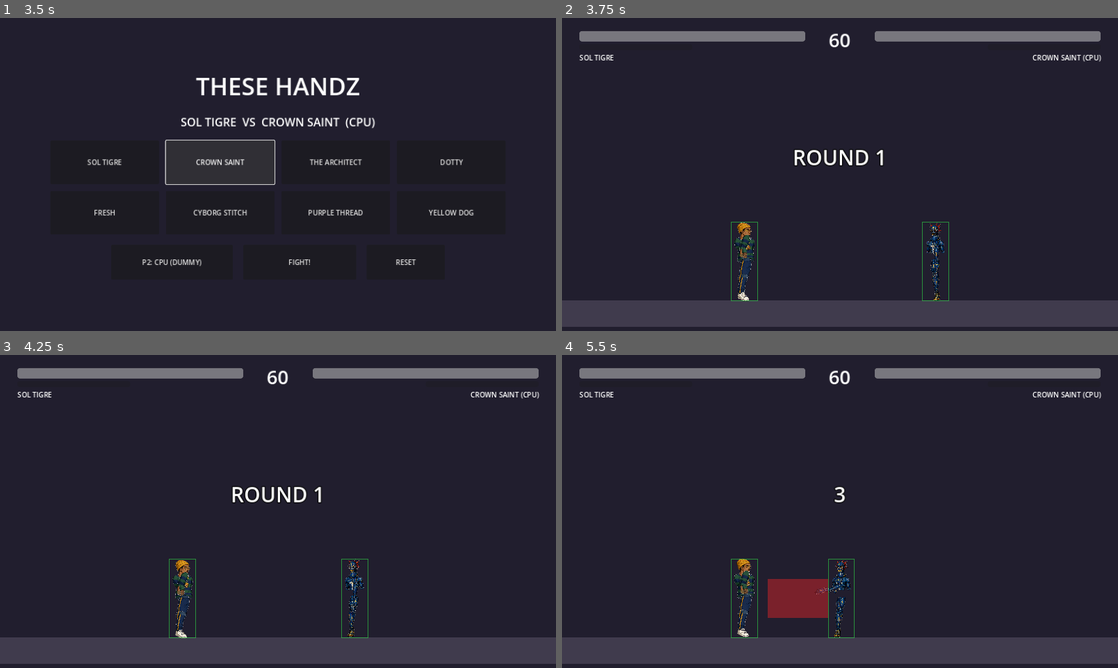
Above: before the commit, frames 1-4 (two rows, left to right).
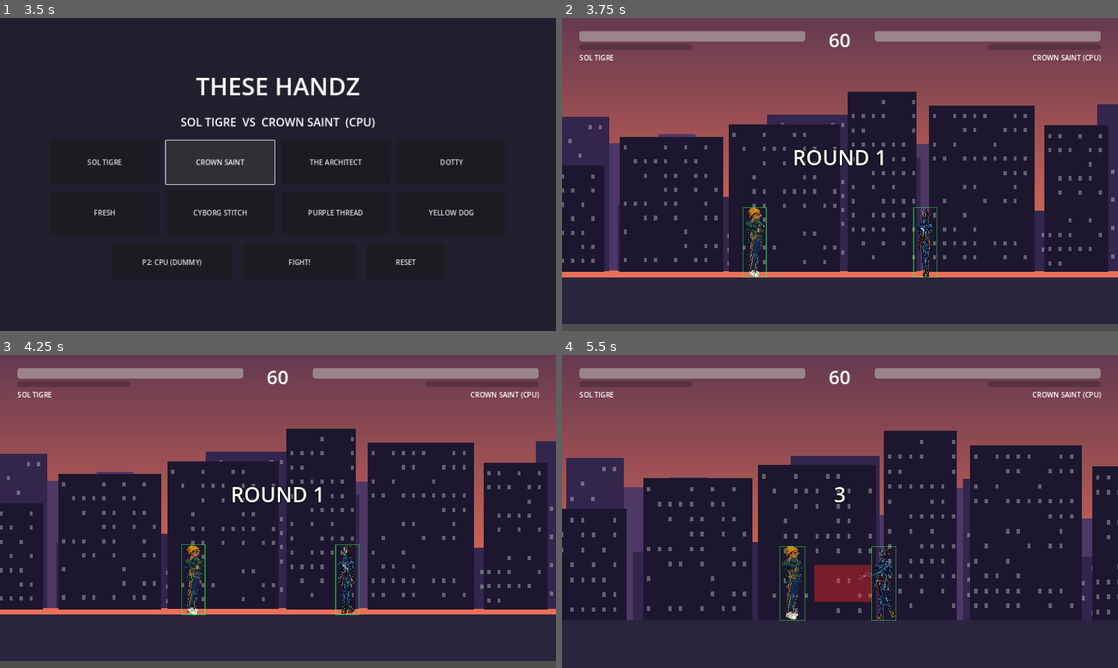
Above: after the commit, the same moments.

Repository: bthoreau88/these-handz
Game: Godot game, scene res://scenes/CharacterSelect.tscn
Same seed, same stepped clock (60 frames per second), same inputs: the game is played once before the commit and once after it.
Inputs (mouse positions are in pixels of both pictures, inside the frame that each line leads up to):
- Up to frame 1 (3.5 s): click "P2: CPU (NORMAL)" at 0.5 s; click "P2: CPU (EASY)" at 1.25 s; click "SOL TIGRE" at 2 s; click "CROWN SAINT" at 2.75 s
- Up to frame 2 (3.75 s): click "FIGHT!" at 3.5 s
- Up to frame 3 (4.25 s): no input
- Up to frame 4 (5.5 s): tap Enter at 4.25 s; move the mouse to (962, 495) at 4.27 s; hold D 4.28-5 s; tap Z at 4.35 s; click (962, 495) at 4.42 s; drag from (728, 527) to (745, 599) at 5.02 s

Frame 1 is identical in both runs. In frame 2, 44% of the frame differs, in the area x 0-100%, y 0-100%; in frame 3, 44%; in frame 4, 45%, in the area x 0-100%, y 0-91%.

Commit message:
Stage system: parallax backdrop + fighting-game camera
Adds a 4-layer ParallaxBackground and a Camera2D that sits on the midpoint
between the fighters and pulls back as they separate. The two go together:
parallax only reads as depth when the view moves, so a tracking camera is
what makes the backdrop worth having. The playable stage is now wider than
the screen (STAGE_PLAY_WIDTH) to give the camera somewhere to travel, and
fighters clamp to the stage instead of the viewport.

Layer art is optional — a missing PNG falls back to a procedural stand-in
(gradient sky, seeded skyline silhouettes with lit windows), so the stage
looks deliberate from day one and real layers can drop in one at a time
with no code changes. Scroll rates, camera feel, and stage palettes all
live in GameConstants.

Adds Prompt D for generating the four layers, and a per-stage README
covering sizing, transparency, and keeping the near layer from
out-contrasting the fighters.

Co-Authored-By: Claude Fable 5 <noreply@anthropic.com>
Claude-Session: https://claude.ai/code/session_01L3nrc6yE1QTsUbT3ZWpJao

Diff:
--- a/scenes/FightScene.gd
+++ b/scenes/FightScene.gd
@@ -14,6 +14,8 @@
 
 @onready var input_router: InputRouter = $InputRouter
 @onready var round_manager: RoundManager = $RoundManager
+@onready var stage_background: StageBackground = $StageBackground
+@onready var fight_camera: FightCamera = $FightCamera
 
 @onready var health_bar_p1: ProgressBar = $UI/HealthP1
 @onready var health_bar_p2: ProgressBar = $UI/HealthP2
@@ -26,6 +28,9 @@
 
 
 func _ready() -> void:
+	# Backdrop first, so it is behind everything the fight adds.
+	stage_background.setup(Roster.stage_id())
+
 	# Fighters come from the select screen via Roster's static picks
 	# (defaults to Sol Tigre vs Yellow Dog when this scene runs standalone).
 	player1 = _spawn_fighter(Roster.pick_p1, 1, $SpawnP1.position)
@@ -59,6 +64,10 @@
 	player2.desperation_activated.connect(_on_desperation)
 	player1.parry_succeeded.connect(_on_parry)
 	player2.parry_succeeded.connect(_on_parry)
+
+	# The camera frames both fighters — and its motion is what makes the
+	# parallax layers move, so the stage only reads as deep once this runs.
+	fight_camera.setup(player1, player2)
 
 	input_router.setup(player1, player2, Roster.p2_is_cpu)
 
--- a/scenes/FightScene.tscn
+++ b/scenes/FightScene.tscn
@@ -1,11 +1,13 @@
-[gd_scene load_steps=6 format=3]
+[gd_scene load_steps=8 format=3]
 
 [ext_resource type="Script" path="res://scenes/FightScene.gd" id="1_scene"]
 [ext_resource type="Script" path="res://scripts/managers/InputRouter.gd" id="4_router"]
 [ext_resource type="Script" path="res://scripts/managers/RoundManager.gd" id="5_rounds"]
+[ext_resource type="Script" path="res://scripts/stages/StageBackground.gd" id="6_stage"]
+[ext_resource type="Script" path="res://scripts/stages/FightCamera.gd" id="7_camera"]
 
 [sub_resource type="RectangleShape2D" id="floor_shape"]
-size = Vector2(1280, 60)
+size = Vector2(2400, 120)
 
 [sub_resource type="LabelSettings" id="announce_settings"]
 font_size = 48
@@ -15,29 +17,30 @@
 [node name="FightScene" type="Node2D"]
 script = ExtResource("1_scene")
 
-[node name="Background" type="ColorRect" parent="."]
-offset_right = 1280.0
-offset_bottom = 720.0
-color = Color(0.13, 0.12, 0.18, 1)
+[node name="StageBackground" type="ParallaxBackground" parent="."]
+script = ExtResource("6_stage")
 
 [node name="Floor" type="StaticBody2D" parent="."]
-position = Vector2(640, 680)
+position = Vector2(960, 710)
 
 [node name="CollisionShape2D" type="CollisionShape2D" parent="Floor"]
 shape = SubResource("floor_shape")
 
 [node name="FloorRect" type="ColorRect" parent="Floor"]
-offset_left = -640.0
-offset_top = -30.0
-offset_right = 640.0
-offset_bottom = 30.0
-color = Color(0.25, 0.23, 0.3, 1)
+offset_left = -1200.0
+offset_top = -60.0
+offset_right = 1200.0
+offset_bottom = 60.0
+color = Color(0.17, 0.14, 0.24, 1)
 
 [node name="SpawnP1" type="Marker2D" parent="."]
-position = Vector2(420, 560)
+position = Vector2(740, 560)
 
 [node name="SpawnP2" type="Marker2D" parent="."]
-position = Vector2(860, 560)
+position = Vector2(1180, 560)
+
+[node name="FightCamera" type="Camera2D" parent="."]
+script = ExtResource("7_camera")
 
 [node name="InputRouter" type="Node" parent="."]
 script = ExtResource("4_router")
--- a/scripts/GameConstants.gd
+++ b/scripts/GameConstants.gd
@@ -299,6 +299,48 @@
 }
 const AI_DEFAULT_DIFFICULTY: String = "NORMAL"
 
+# --- Stage & camera ----------------------------------------------------------
+# The playable stage is WIDER than the screen so the camera has somewhere to
+# travel — without that, parallax layers never move and the depth is wasted.
+const STAGE_PLAY_WIDTH: float = 1920.0    # world x runs 0 .. this
+const STAGE_GROUND_Y: float = 650.0       # y of the floor surface
+const STAGE_SPAWN_OFFSET: float = 220.0   # each fighter starts this far from center
+
+# Camera follows the midpoint between the fighters and pulls back as they
+# separate, the way every 2D fighter does it.
+const CAMERA_SMOOTH_SPEED: float = 4.0
+const CAMERA_ZOOM_IN: float = 1.0         # zoom when the fighters are close
+const CAMERA_ZOOM_OUT: float = 0.78       # zoom when they are far apart
+const CAMERA_ZOOM_DISTANCE: float = 900.0 # separation that reaches full zoom-out
+const CAMERA_VERTICAL_OFFSET: float = -60.0
+
+# Parallax layers, painted BACK to FRONT. `scroll` is how much a layer moves
+# with the camera: 0.0 = infinitely far away (never moves), 1.0 = locked to
+# the world like the floor. Art files are optional — any layer whose PNG is
+# missing is skipped, and a fighter-friendly placeholder is drawn instead.
+const STAGE_LAYERS: Array = [
+	{"file": "sky.png", "scroll": 0.02},
+	{"file": "far.png", "scroll": 0.20},
+	{"file": "mid.png", "scroll": 0.45},
+	{"file": "near.png", "scroll": 0.75},
+]
+
+# One entry per stage. `dir` holds the layer PNGs above; the colors drive the
+# placeholder backdrop until real art lands.
+const STAGES: Dictionary = {
+	"miami_dusk": {
+		"name": "MIAMI DUSK",
+		"dir": "res://assets/stages/miami_dusk",
+		"sky_top": Color(0.16, 0.13, 0.30),
+		"sky_bottom": Color(0.95, 0.45, 0.35),
+		"far_tint": Color(0.30, 0.22, 0.40),
+		"mid_tint": Color(0.20, 0.15, 0.30),
+		"near_tint": Color(0.11, 0.09, 0.18),
+		"ground": Color(0.17, 0.14, 0.24),
+	},
+}
+const DEFAULT_STAGE: String = "miami_dusk"
+
 # --- Art / sprite spec (bible §06) — used by tooling & import checks --------
 const SPRITE_BASE_HEIGHT_PX: int = 180   # fighter height at 1x
 const SPRITE_RENDER_SCALE: int = 3       # author art at 3x
--- a/scripts/Roster.gd
+++ b/scripts/Roster.gd
@@ -30,10 +30,19 @@
 static var p2_is_cpu: bool = true
 static var ai_difficulty: String = "NORMAL"
 
+# Which backdrop the fight uses; a key into GameConstants.STAGES.
+# Left empty and resolved on read, because a static initialiser can run
+# before the GameConstants autoload exists.
+static var pick_stage: String = ""
+
 
 static func display_name(id: String) -> String:
 	return FIGHTERS[id]["name"]
 
 
+static func stage_id() -> String:
+	return pick_stage if not pick_stage.is_empty() else GameConstants.DEFAULT_STAGE
+
+
 static func load_fighter_scene(id: String) -> PackedScene:
 	return load(FIGHTERS[id]["scene"])
--- a/scripts/characters/CharacterBase.gd
+++ b/scripts/characters/CharacterBase.gd
@@ -149,7 +149,9 @@
 
 
 func _clamp_to_stage() -> void:
-	var stage_width := get_viewport_rect().size.x
+	# The playable stage is wider than the screen (the camera pans across it),
+	# so this must clamp to the STAGE, not to the viewport.
+	var stage_width := GameConstants.STAGE_PLAY_WIDTH
 	global_position.x = clampf(
 			global_position.x,
 			GameConstants.STAGE_EDGE_MARGIN,
--- /dev/null
+++ b/scripts/stages/FightCamera.gd
@@ -0,0 +1,56 @@
+# =============================================================================
+# FightCamera.gd — the standard 2D-fighter camera.
+#
+# Sits on the midpoint between the two fighters and pulls back as they
+# separate, so both stay framed without either leaving the screen. Its motion
+# is also what drives the parallax layers: ParallaxBackground reads the active
+# camera, so a still camera means a dead backdrop.
+#
+# All feel values live in GameConstants (CAMERA_*) — Project Rule 1.
+# =============================================================================
+class_name FightCamera
+extends Camera2D
+
+var _p1: CharacterBase
+var _p2: CharacterBase
+
+
+func setup(player1: CharacterBase, player2: CharacterBase) -> void:
+	_p1 = player1
+	_p2 = player2
+	make_current()
+	# Snap to the opening framing instead of gliding in from the corner.
+	global_position = _target_position()
+	zoom = Vector2.ONE * _target_zoom()
+
+
+func _physics_process(delta: float) -> void:
+	if _p1 == null or _p2 == null:
+		return
+	var weight: float = clampf(delta * GameConstants.CAMERA_SMOOTH_SPEED, 0.0, 1.0)
+	global_position = global_position.lerp(_target_position(), weight)
+	var target_zoom: float = _target_zoom()
+	zoom = zoom.lerp(Vector2.ONE * target_zoom, weight)
+
+
+func _target_position() -> Vector2:
+	var midpoint: float = (_p1.global_position.x + _p2.global_position.x) * 0.5
+	# Keep the view inside the stage. The visible half-width grows as we zoom
+	# out, so the clamp has to account for the current zoom.
+	var half_view: float = (get_viewport_rect().size.x * 0.5) / maxf(_target_zoom(), 0.01)
+	var min_x: float = half_view
+	var max_x: float = GameConstants.STAGE_PLAY_WIDTH - half_view
+	if min_x > max_x:
+		# Stage narrower than the view: just centre it.
+		midpoint = GameConstants.STAGE_PLAY_WIDTH * 0.5
+	else:
+		midpoint = clampf(midpoint, min_x, max_x)
+	return Vector2(
+			midpoint,
+			GameConstants.STAGE_GROUND_Y * 0.5 - GameConstants.CAMERA_VERTICAL_OFFSET)
+
+
+func _target_zoom() -> float:
+	var separation: float = absf(_p2.global_position.x - _p1.global_position.x)
+	var t: float = clampf(separation / GameConstants.CAMERA_ZOOM_DISTANCE, 0.0, 1.0)
+	return lerpf(GameConstants.CAMERA_ZOOM_IN, GameConstants.CAMERA_ZOOM_OUT, t)
--- /dev/null
+++ b/scripts/stages/StageBackground.gd
@@ -0,0 +1,143 @@
+# =============================================================================
+# StageBackground.gd — the parallax backdrop behind a fight.
+#
+# Builds one ParallaxLayer per entry in GameConstants.STAGE_LAYERS, back to
+# front. Each layer's `scroll` decides how much it drifts with the camera:
+# 0.0 reads as infinitely far away, 1.0 is locked to the world like the floor.
+# That difference is what sells depth as the camera tracks the fighters.
+#
+# ART IS OPTIONAL. Any layer whose PNG is missing is quietly replaced by a
+# procedural stand-in (gradient sky, blocky skyline silhouettes), so the stage
+# looks intentional from day one and each real layer can drop in one at a time
+# without ever leaving a hole.
+#
+# TO ADD REAL ART: drop sky.png / far.png / mid.png / near.png into the
+# stage's `dir` (see GameConstants.STAGES). Nothing here needs editing.
+# Bible §06 sizes stages at 640x360 @1x; layers are scaled to the stage's
+# playable width, so author them wider than tall.
+#
+# Godot note (ParallaxBackground): it reads the active Camera2D automatically
+# and shifts each child ParallaxLayer by its motion_scale. We never move these
+# nodes ourselves.
+# =============================================================================
+class_name StageBackground
+extends ParallaxBackground
+
+const SKYLINE_SEED := 20260731   # fixed so the placeholder never flickers
+
+var _stage: Dictionary = {}
+
+
+func setup(stage_id: String) -> void:
+	_stage = GameConstants.STAGES.get(stage_id, GameConstants.STAGES[GameConstants.DEFAULT_STAGE])
+	for child in get_children():
+		child.queue_free()
+	for index in GameConstants.STAGE_LAYERS.size():
+		_build_layer(index, GameConstants.STAGE_LAYERS[index])
+
+
+func _build_layer(index: int, spec: Dictionary) -> void:
+	var layer := ParallaxLayer.new()
+	layer.name = "Layer%d" % index
+	# motion_scale 0 pins a layer to the screen; 1 moves it with the world.
+	layer.motion_scale = Vector2(spec["scroll"], spec["scroll"] * 0.35)
+	add_child(layer)
+
+	var path: String = "%s/%s" % [_stage["dir"], spec["file"]]
+	if ResourceLoader.exists(path):
+		_add_art(layer, load(path))
+	else:
+		_add_placeholder(layer, index)
+
+
+func _add_art(layer: ParallaxLayer, texture: Texture2D) -> void:
+	var sprite := Sprite2D.new()
+	sprite.texture = texture
+	sprite.centered = false
+	# Scale the art to cover the playable width, keeping its aspect ratio.
+	var size: Vector2 = texture.get_size()
+	if size.x > 0.0:
+		var fit: float = GameConstants.STAGE_PLAY_WIDTH / size.x
+		sprite.scale = Vector2(fit, fit)
+		# Sit the art so its bottom edge meets the ground line.
+		sprite.position = Vector2(0.0, GameConstants.STAGE_GROUND_Y - size.y * fit)
+	layer.add_child(sprite)
+
+
+# --- Procedural stand-ins ----------------------------------------------------
+func _add_placeholder(layer: ParallaxLayer, index: int) -> void:
+	match index:
+		0:
+			_add_sky(layer)
+		_:
+			_add_skyline(layer, index)
+
+
+func _add_sky(layer: ParallaxLayer) -> void:
+	var gradient := Gradient.new()
+	gradient.set_color(0, _stage["sky_top"])
+	gradient.set_color(1, _stage["sky_bottom"])
+
+	var fill := GradientTexture2D.new()
+	fill.gradient = gradient
+	fill.fill_from = Vector2(0.0, 0.0)
+	fill.fill_to = Vector2(0.0, 1.0)
+	fill.width = 8
+	fill.height = 256
+
+	var sprite := Sprite2D.new()
+	sprite.texture = fill
+	sprite.centered = false
+	# Overscan generously: a near-static layer must still cover the screen
+	# when the camera pans and zooms out.
+	sprite.scale = Vector2(GameConstants.STAGE_PLAY_WIDTH * 2.0 / 8.0, 1000.0 / 256.0)
+	sprite.position = Vector2(-GameConstants.STAGE_PLAY_WIDTH * 0.5, -300.0)
+	layer.add_child(sprite)
+
+
+# Blocky city silhouettes — denser and darker the closer the layer is.
+func _add_skyline(layer: ParallaxLayer, index: int) -> void:
+	var tints: Array = [_stage["far_tint"], _stage["far_tint"],
+			_stage["mid_tint"], _stage["near_tint"]]
+	var color: Color = tints[mini(index, tints.size() - 1)]
+
+	var rng := RandomNumberGenerator.new()
+	rng.seed = SKYLINE_SEED + index
+
+	var width_scale: float = 1.0 + float(index) * 0.35
+	var min_height: float = 90.0 * width_scale
+	var max_height: float = 260.0 * width_scale
+
+	var x: float = -GameConstants.STAGE_PLAY_WIDTH * 0.5
+	var limit: float = GameConstants.STAGE_PLAY_WIDTH * 1.5
+	while x < limit:
+		var building_width: float = rng.randf_range(70.0, 150.0) * width_scale
+		var building_height: float = rng.randf_range(min_height, max_height)
+		var block := ColorRect.new()
+		block.color = color
+		block.size = Vector2(building_width, building_height)
+		block.position = Vector2(x, GameConstants.STAGE_GROUND_Y - building_height)
+		layer.add_child(block)
+
+		# A few lit windows on the nearer layers so they read as buildings.
+		if index >= 2:
+			_add_windows(block, rng, color)
+		x += building_width + rng.randf_range(12.0, 46.0)
+
+
+func _add_windows(block: ColorRect, rng: RandomNumberGenerator, base: Color) -> void:
+	var lit := base.lightened(0.45)
+	lit.a = 0.7
+	var step := 26.0
+	var row := 22.0
+	while row < block.size.y - 14.0:
+		var column := 10.0
+		while column < block.size.x - 12.0:
+			if rng.randf() < 0.45:
+				var window := ColorRect.new()
+				window.color = lit
+				window.size = Vector2(8.0, 11.0)
+				window.position = Vector2(column, row)
+				block.add_child(window)
+			column += step
+		row += step * 1.4
Not shown, changed: ROADMAP.md
Not shown, added: assets/stages/miami_dusk/README.md
Not shown, changed: prompts/ART_PROMPTS.md
